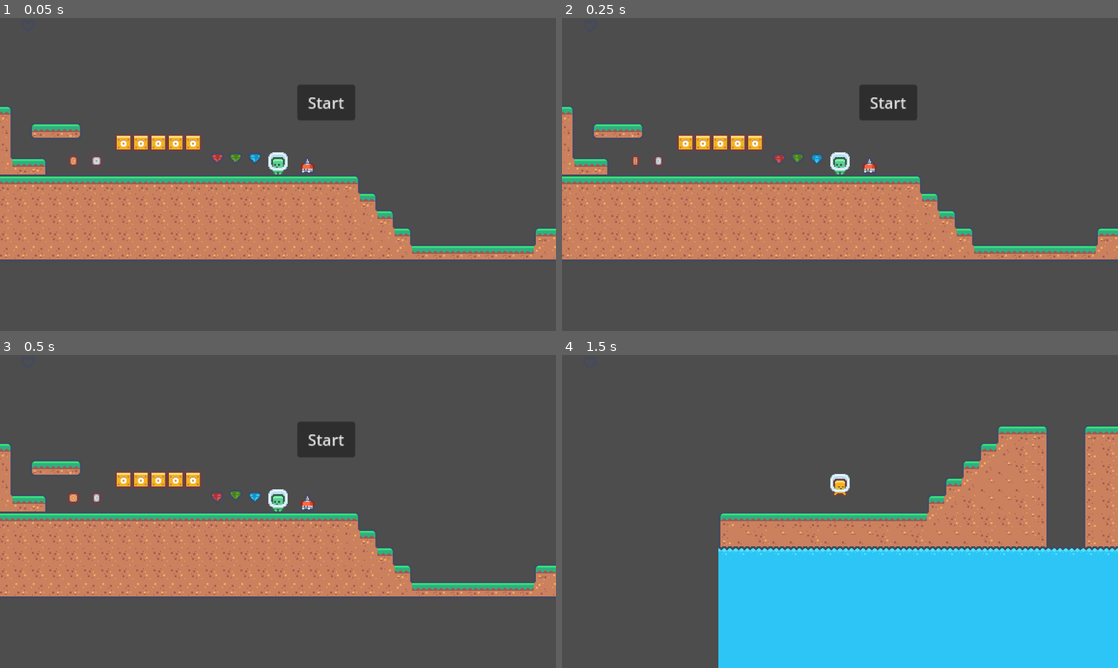
Above: before the commit, frames 1-4 (two rows, left to right).
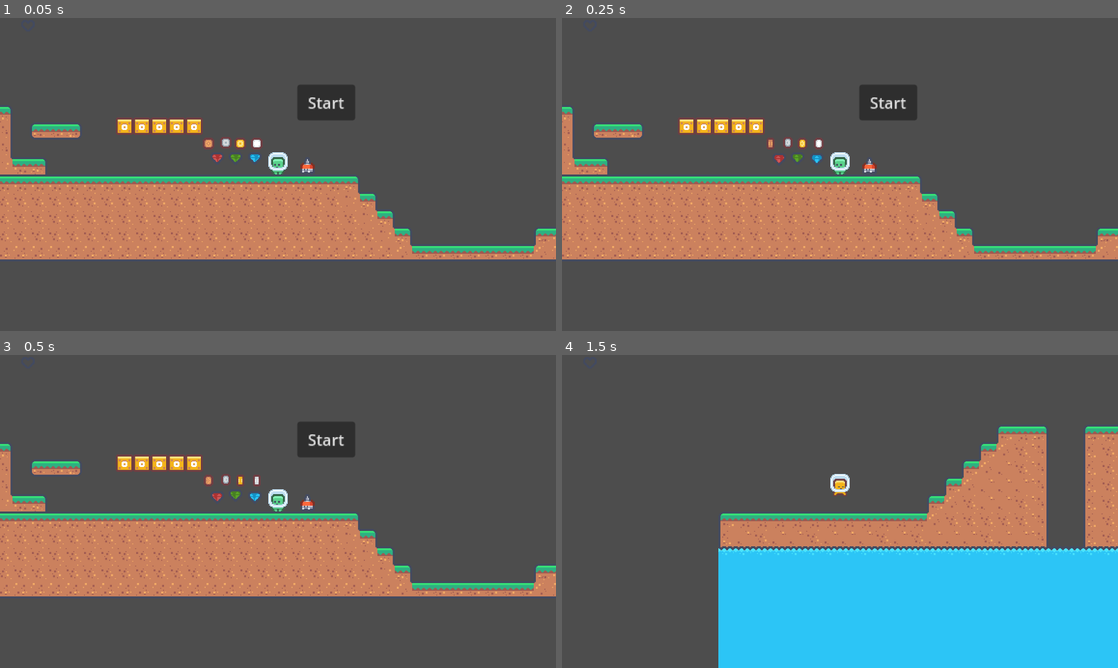
Above: after the commit, the same moments.

Repository: philipheindel/GodotPlatformer
Game: Godot game, scene res://main.tscn
Two runs of this game, one before a commit and one after it. Both use one fixed random seed, a clock stepped at 60 frames per second and the inputs below.
Inputs:
- Up to frame 1 (0.05 s): no input
- Up to frame 2 (0.25 s): no input
- Up to frame 3 (0.5 s): no input
- Up to frame 4 (1.5 s): click "Start" at 0.5 s; tap Enter (ui_accept) at 1.25 s; hold Right (ui_right) from 1.28 s (still down)

The runs differ from the first frame. In frame 1, 2.0% of the frame differs, in the area x 12-48%, y 31-48%; in frame 2, 2.0%; in frame 3, 2.0%; in frame 4, nothing differs.

Commit message:
More coin sprite tweaks

Diff:
--- a/items/coin/coin.tscn
+++ b/items/coin/coin.tscn
@@ -145,7 +145,7 @@
 [node name="Coin" type="AnimatedSprite2D"]
 sprite_frames = SubResource("SpriteFrames_aix7a")
 animation = &"bronze"
-frame_progress = 0.681664
+frame_progress = 0.296667
 script = ExtResource("2_vr5gi")
 
 [node name="Area2D" type="Area2D" parent="."]
--- a/main.tscn
+++ b/main.tscn
@@ -19,29 +19,37 @@
 position = Vector2(599, -12)
 
 [node name="Coin_Block" parent="." instance=ExtResource("3_xiees")]
-position = Vector2(511, -33)
+position = Vector2(512, -50)
 coin_type = "Platinum"
 
 [node name="Coin_Block2" parent="." instance=ExtResource("3_xiees")]
-position = Vector2(493, -33)
+position = Vector2(494, -50)
 coin_type = "Gold"
 
 [node name="Coin_Block3" parent="." instance=ExtResource("3_xiees")]
-position = Vector2(475, -33)
+position = Vector2(476, -50)
 coin_type = "Silver"
 
 [node name="Coin_Block4" parent="." instance=ExtResource("3_xiees")]
-position = Vector2(457, -33)
+position = Vector2(458, -50)
 
 [node name="Coin_Block5" parent="." instance=ExtResource("3_xiees")]
-position = Vector2(439, -33)
+position = Vector2(440, -50)
 
 [node name="Coin" parent="." instance=ExtResource("4_bg0oh")]
-position = Vector2(411, -14)
-coin_type = "Silver"
+position = Vector2(577, -32)
+coin_type = "Platinum"
 
 [node name="Coin2" parent="." instance=ExtResource("4_bg0oh")]
-position = Vector2(387, -14)
+position = Vector2(560, -32)
+coin_type = "Gold"
+
+[node name="Coin3" parent="." instance=ExtResource("4_bg0oh")]
+position = Vector2(527, -32)
+
+[node name="Coin4" parent="." instance=ExtResource("4_bg0oh")]
+position = Vector2(545, -33)
+coin_type = "Silver"
 
 [node name="Button" type="Button" parent="."]
 offset_left = 619.0
Binary file changed: assets/sprites/entities/items.png
